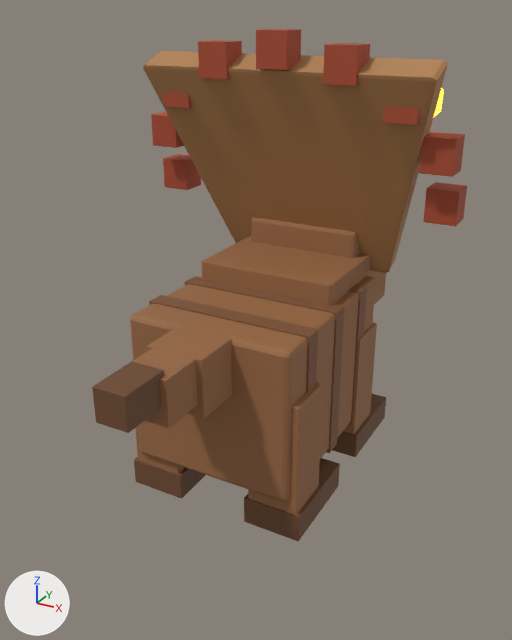
The glTF model public/models/pets/triceratops.glb: old version first, new version second.
Rendered twice from a 50 mm camera at (0.714, -1.37, 1.039) aimed at (-0.013, -0.049, 0.379). Arrows for +X, +Y and +Z are at lower left; the lights stay in place. The older version comes first. Where no turn or scale is listed for an object, it has been applied to the vertices. Vertices at exactly the same position are counted once.

In view in the first picture: 'body', 'head', 'leg.BL', 'leg.BR', 'leg.FL', 'tail'.
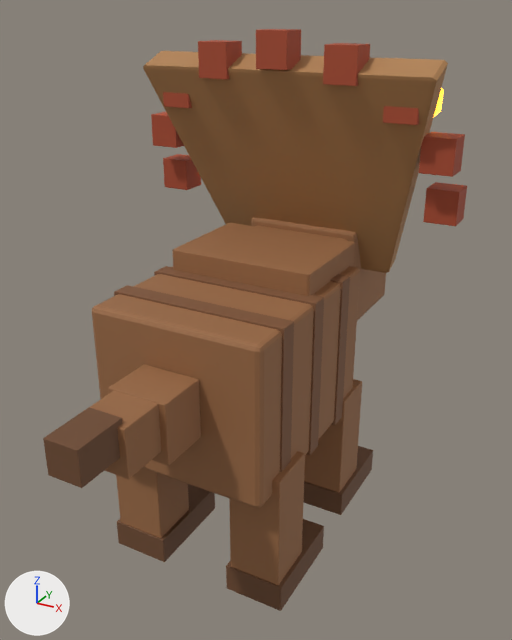
The newer file is also rescaled (x0.889), turned or shifted as a whole; pictures and numbers use the older file's frame.

Pixel boxes (x1, y1, x2, y2) of what changed, in the pictures (512 x 640 px):
'body', moved: before (130, 236, 376, 501); after (92, 223, 360, 508)
'tail', moved: before (92, 326, 232, 433); after (43, 364, 201, 488)
'leg.BL', moved: before (244, 382, 340, 541); after (226, 451, 324, 611)
'leg.BR', moved: before (131, 361, 205, 499); after (116, 468, 215, 562)
'leg.FL', moved: before (332, 323, 386, 457); after (303, 379, 373, 515)

The edits, one by one:
me_body is used by ob_body; location (0.0, 0.0, 0.2).
me_body had 328 vertices, 628 faces and spanned x -0.195..0.195, y -0.289..0.292, z -0.108..0.294.
me_body now has 328 vertices, 628 faces and spans x -0.195..0.195, y -0.403..0.178, z -0.047..0.356.
me_body part 1: the whole mesh is moved by (0.0, -0.114, 0.061).
me_leg_bl is used by ob_leg_bl; location (0.15, -0.216, 0.233).
me_leg_bl had 112 vertices, 216 faces and spanned x -0.067..0.067, y -0.062..0.159, z -0.233..0.09.
me_leg_bl now has 112 vertices, 216 faces and spans x -0.067..0.067, y -0.141..0.08, z -0.358..-0.035.
me_leg_bl part 2: the whole mesh is moved by (0.0, -0.079, -0.125).
me_leg_br is used by ob_leg_br; location (-0.15, -0.216, 0.233).
me_leg_br had 112 vertices, 216 faces and spanned x -0.067..0.067, y -0.062..0.159, z -0.233..0.09.
me_leg_br now has 112 vertices, 216 faces and spans x -0.067..0.067, y -0.141..0.08, z -0.358..-0.035.
me_leg_br part 3: the whole mesh is moved by (0.0, -0.079, -0.125).
me_leg_fl is used by ob_leg_fl; location (0.141, 0.133, 0.233).
me_leg_fl had 112 vertices, 216 faces and spanned x -0.067..0.067, y -0.062..0.159, z -0.233..0.09.
me_leg_fl now has 112 vertices, 216 faces and spans x -0.067..0.067, y -0.141..0.08, z -0.358..-0.035.
me_leg_fl part 4: the whole mesh is moved by (0.0, -0.079, -0.125).
me_tail is used by ob_tail; location (0.0, -0.332, 0.383).
me_tail had 168 vertices, 324 faces and spanned x -0.064..0.064, y -0.249..0.048, z -0.063..0.073.
me_tail now has 168 vertices, 324 faces and spans x -0.064..0.064, y -0.369..-0.072, z -0.097..0.04.
me_tail part 5: the whole mesh is moved by (0.0, -0.12, -0.034).
